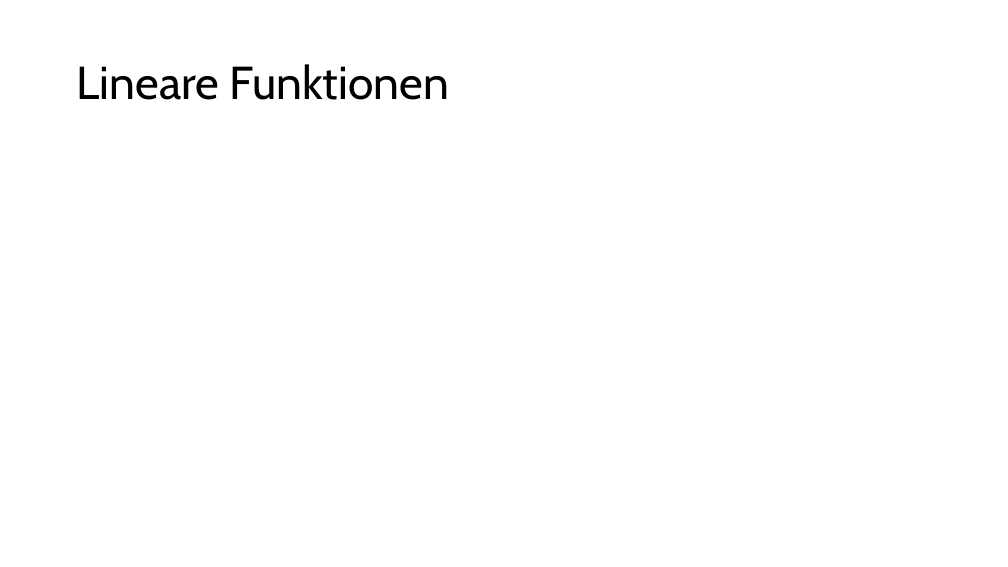
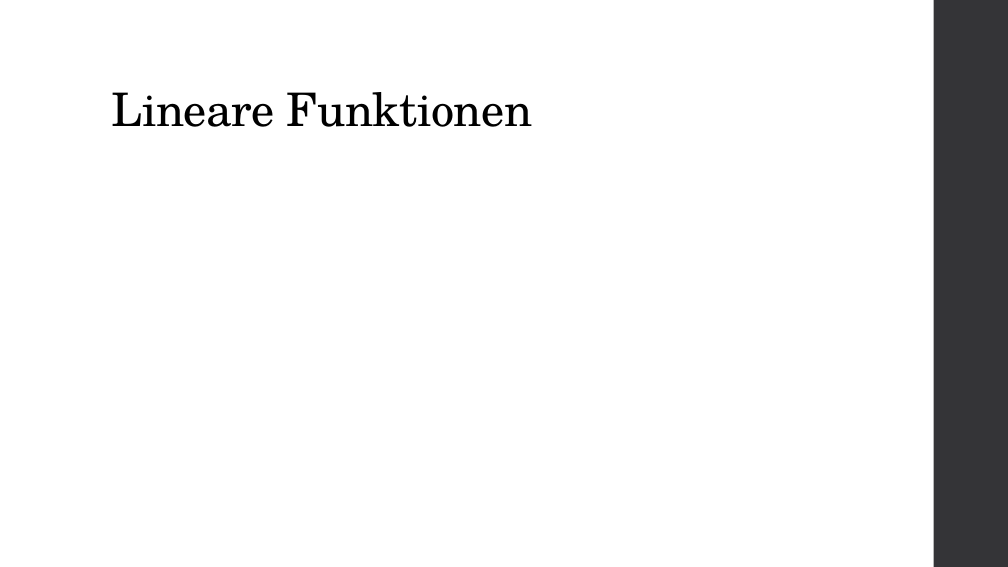
Before and after one commit to ClaraHimmelbauer/hirschwang-hochrechnung, a slide deck: slide 5 of report/presentation.pptx (slide 3 before the commit). Drawn at 1008x567 pixels with LibreOffice and Linux fonts; fonts in the diff are those of the drawing. Boxes give left, top, right and bottom in pixels: in the first picture for what was removed or moved away, otherwise in the second. Text is boxed around its words. In the diff, an @@ line names an element or a change of style, - is before the commit and + after.

```diff
--- a/report/presentation.pptx
+++ b/report/presentation.pptx
@@ rectangle added at (934,0,1008,567), fill #353537 @@
@@ title "Lineare Funktionen": place and size @@
-title "Lineare Funktionen" at (77,64,449,100)
+title "Lineare Funktionen" at (112,92,533,127)
@@ title "Lineare Funktionen" at (112,92,533,127): font Cabin to TeX Gyre Schola, letter spacing 0 to -0.5 pt; vertical alignment middle to bottom @@
```
Also in this commit, not shown: 8 other slides changed, 2 slides added, 1 other file.
